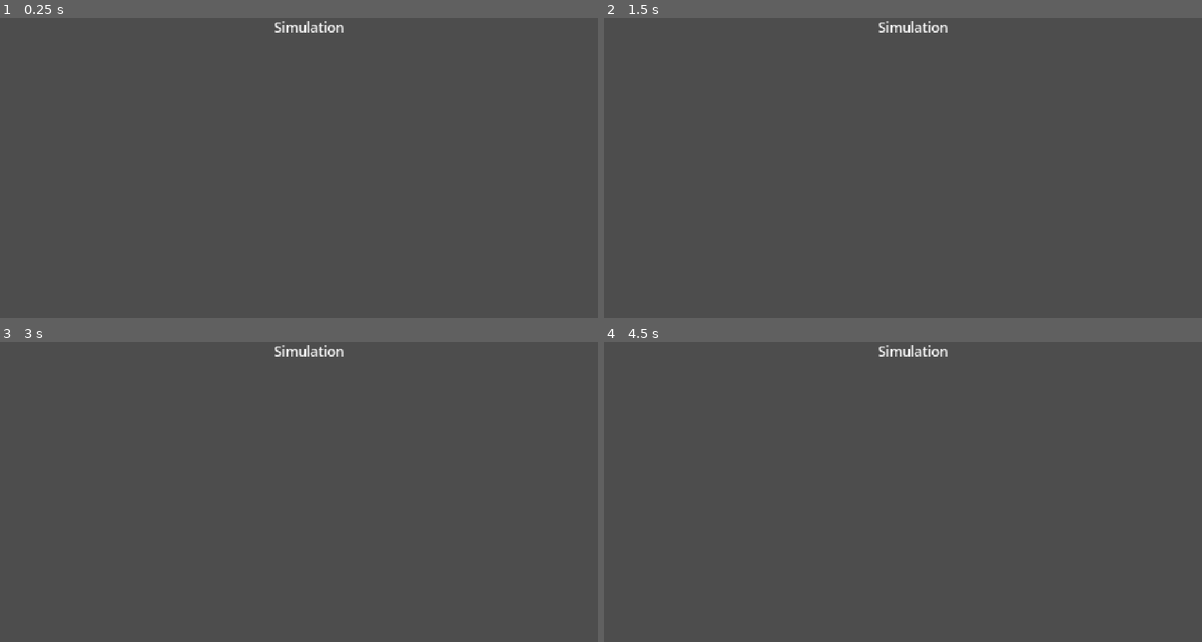
Above: before the commit, frames 1-4 (two rows, left to right).
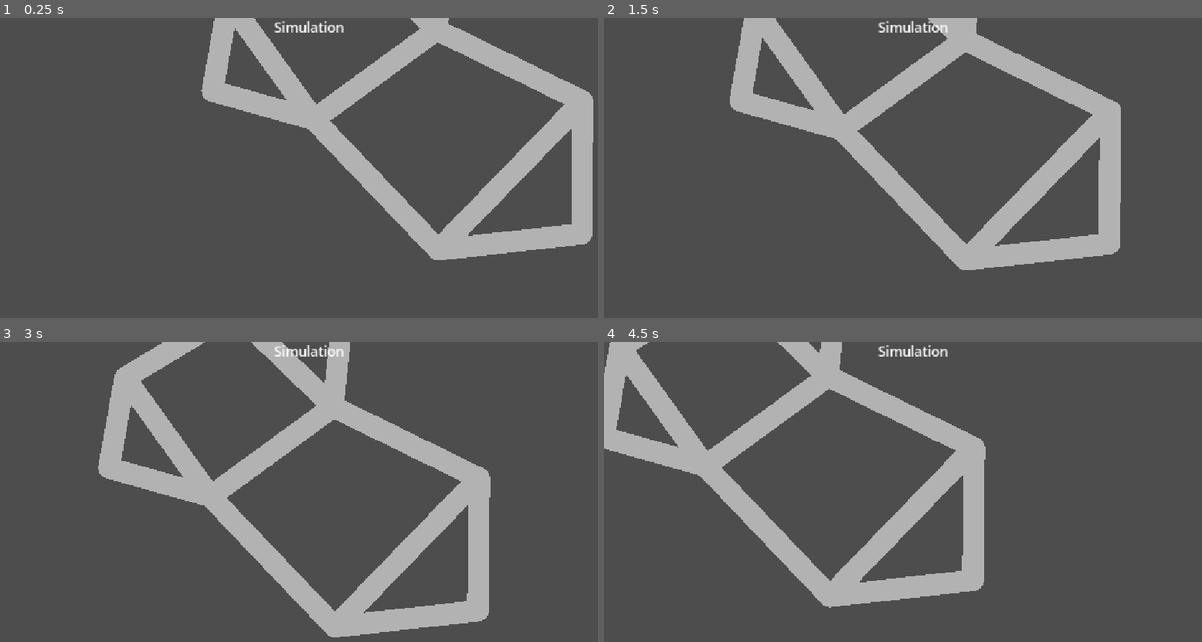
Above: after the commit, the same moments.

Repository: Saffron-develop/Multi-Modal-Transit-Optimization-Simulation
Game: Godot game, scene res://Scenes/simulation.tscn
Same seed, same stepped clock (60 frames per second), same inputs: the game is played once before the commit and once after it. Before the commit the project has no main scene; this scene is started directly in both runs.
Inputs (mouse positions are in pixels of both pictures, inside the frame that each line leads up to):
- Up to frame 1 (0.25 s): no input
- Up to frame 2 (1.5 s): tap Enter at 0.5 s; move the mouse to (1046, 174) at 0.52 s; hold Middle mouse button (pan, bound only after the commit) 0.53-1.28 s; click (1046, 174) at 0.67 s; tap Space at 1.25 s; move the mouse to (789, 210) at 1.27 s; tap Middle mouse button (pan, bound only after the commit) at 1.35 s; click (789, 210) at 1.42 s
- Up to frame 3 (3 s): tap Enter at 2 s; move the mouse to (370, 438) at 2.02 s; hold Middle mouse button (pan, bound only after the commit) 2.03-2.78 s; click (370, 438) at 2.17 s; tap Space at 2.75 s; move the mouse to (281, 585) at 2.77 s; tap Middle mouse button (pan, bound only after the commit) at 2.85 s; click (281, 585) at 2.92 s
- Up to frame 4 (4.5 s): tap Enter at 3.5 s; move the mouse to (1100, 567) at 3.52 s; hold Middle mouse button (pan, bound only after the commit) 3.53-4.28 s; click (1100, 567) at 3.67 s; tap Space at 4.25 s; move the mouse to (729, 465) at 4.27 s; tap Middle mouse button (pan, bound only after the commit) at 4.35 s; click (729, 465) at 4.42 s

The runs differ from the first frame. In frame 1, 15% of the frame differs, in the area x 33-100%, y 0-81%; in frame 2, 15%; in frame 3, 17%, in the area x 16-83%, y 0-99%; in frame 4, 15%.

Commit message:
Basic road connections and tools

Diff:
--- /dev/null
+++ b/Scenes/road_marker.tscn
@@ -0,0 +1,11 @@
+[gd_scene format=3 uid="uid://b2ex3e5t8hhwl"]
+
+[ext_resource type="Script" uid="uid://g5tl1k7n783o" path="res://Scripts/road_marker.gd" id="1_lx1yn"]
+[ext_resource type="Texture2D" uid="uid://b8sbnxu6uo7gq" path="res://Assets/Basic 2D Shapes Primitive 128px/grey soft/RoundExtra (2).png" id="2_rks3t"]
+
+[node name="road_marker" type="Marker2D" unique_id=1499536455]
+script = ExtResource("1_lx1yn")
+
+[node name="sprite" type="Sprite2D" parent="." unique_id=2099798202]
+scale = Vector2(0.4, 0.4)
+texture = ExtResource("2_rks3t")
--- a/Scenes/simulation.tscn
+++ b/Scenes/simulation.tscn
@@ -1,4 +1,11 @@
 [gd_scene format=3 uid="uid://bnghfvkvho0ln"]
+
+[ext_resource type="Script" uid="uid://d05woj0hbb8mf" path="res://Scripts/main_ui_controller.gd" id="1_ql6px"]
+[ext_resource type="Script" uid="uid://suxr8ee5plfs" path="res://Scripts/road_manager.gd" id="2_wpefv"]
+[ext_resource type="PackedScene" uid="uid://b2ex3e5t8hhwl" path="res://Scenes/road_marker.tscn" id="3_diyjw"]
+[ext_resource type="Script" uid="uid://4yhbddtibbe4" path="res://Scripts/road_visualizer.gd" id="4_wpefv"]
+[ext_resource type="Script" uid="uid://g5tl1k7n783o" path="res://Scripts/road_marker.gd" id="4_ypxof"]
+[ext_resource type="Script" uid="uid://bvlnuv1hvf2uy" path="res://Scripts/camera_controller.gd" id="5_83pfb"]
 
 [node name="Simulation" type="Node2D" unique_id=2073321539]
 
@@ -11,6 +18,7 @@
 anchor_bottom = 1.0
 grow_horizontal = 2
 grow_vertical = 2
+script = ExtResource("1_ql6px")
 
 [node name="title" type="Label" parent="ui_layer/main_simulation_hud" unique_id=1084191619]
 layout_mode = 1
@@ -25,3 +33,53 @@
 text = "Simulation"
 horizontal_alignment = 1
 vertical_alignment = 1
+
+[node name="road_network" type="Node2D" parent="." unique_id=1461777015]
+script = ExtResource("2_wpefv")
+
+[node name="road_marker" parent="road_network" unique_id=1499536455 node_paths=PackedStringArray("connected_nodes") instance=ExtResource("3_diyjw")]
+position = Vector2(9, -135)
+connected_nodes = [NodePath("../@Marker2D@36603"), NodePath("../@Marker2D@48938")]
+
+[node name="@Marker2D@36603" parent="road_network" unique_id=1037460098 node_paths=PackedStringArray("connected_nodes") instance=ExtResource("3_diyjw")]
+position = Vector2(238, -302)
+connected_nodes = [NodePath("../road_marker"), NodePath("../@Marker2D@37085"), NodePath("../@Marker2D@46484"), NodePath("../@Marker2D@47890")]
+
+[node name="@Marker2D@37085" parent="road_network" unique_id=660772486 node_paths=PackedStringArray("connected_nodes") instance=ExtResource("3_diyjw")]
+position = Vector2(55, -479)
+connected_nodes = [NodePath("../@Marker2D@36603"), NodePath("../@Marker2D@37433"), NodePath("../@Marker2D@46484")]
+
+[node name="@Marker2D@37433" parent="road_network" unique_id=1670252372 node_paths=PackedStringArray("connected_nodes") instance=ExtResource("3_diyjw")]
+position = Vector2(-150, -356)
+connected_nodes = [NodePath("../@Marker2D@37085"), NodePath("../road_marker"), NodePath("../@Marker2D@39427")]
+
+[node name="@Marker2D@39427" parent="road_network" unique_id=1289684687 node_paths=PackedStringArray("connected_nodes") instance=ExtResource("3_diyjw")]
+position = Vector2(-180, -188)
+connected_nodes = [NodePath("../@Marker2D@37433"), NodePath("../road_marker")]
+
+[node name="@Marker2D@46484" type="Marker2D" parent="road_network" unique_id=355825259 node_paths=PackedStringArray("connected_nodes") instance=ExtResource("3_diyjw")]
+position = Vector2(257, -487)
+script = ExtResource("4_ypxof")
+connected_nodes = [NodePath("../@Marker2D@36603"), NodePath("../@Marker2D@37085")]
+
+[node name="@Marker2D@47890" type="Marker2D" parent="road_network" unique_id=1960339429 node_paths=PackedStringArray("connected_nodes") instance=ExtResource("3_diyjw")]
+position = Vector2(510, -169)
+script = ExtResource("4_ypxof")
+connected_nodes = [NodePath("../@Marker2D@36603"), NodePath("../@Marker2D@48589"), NodePath("../@Marker2D@48938")]
+
+[node name="@Marker2D@48589" type="Marker2D" parent="road_network" unique_id=1831440315 node_paths=PackedStringArray("connected_nodes") instance=ExtResource("3_diyjw")]
+position = Vector2(508, 78)
+script = ExtResource("4_ypxof")
+connected_nodes = [NodePath("../@Marker2D@47890"), NodePath("../@Marker2D@48938")]
+
+[node name="@Marker2D@48938" type="Marker2D" parent="road_network" unique_id=323048115 node_paths=PackedStringArray("connected_nodes") instance=ExtResource("3_diyjw")]
+position = Vector2(241, 108)
+script = ExtResource("4_ypxof")
+connected_nodes = [NodePath("../@Marker2D@48589"), NodePath("../road_marker"), NodePath("../@Marker2D@47890")]
+
+[node name="road_visualizer" type="Node2D" parent="." unique_id=126050889 node_paths=PackedStringArray("road_manager")]
+script = ExtResource("4_wpefv")
+road_manager = NodePath("../road_network")
+
+[node name="Camera2D" type="Camera2D" parent="." unique_id=30825103]
+script = ExtResource("5_83pfb")
--- /dev/null
+++ b/Scripts/camera_controller.gd
@@ -0,0 +1,44 @@
+extends Camera2D
+
+@export var zoom_speed: float = 0.05
+@export var move_speed: float = 100.0
+
+var pan_start_pos: Vector2 = Vector2.ZERO
+var target_zoom: Vector2 = Vector2.ONE
+
+
+func _unhandled_input(event: InputEvent) -> void:
+	if event is InputEventMouseButton:
+		# Mouse wheel zoom
+		if event.button_index == MOUSE_BUTTON_WHEEL_UP:
+			camera_zoom_in()
+		elif event.button_index == MOUSE_BUTTON_WHEEL_DOWN:
+			camera_zoom_out()
+
+	elif event is InputEventKey:
+		# WASD movement
+		if event.is_action_pressed("move_right"):
+			position += Vector2(move_speed * get_process_delta_time(), 0)
+		elif event.is_action_pressed("move_left"):
+			position += Vector2(-move_speed * get_process_delta_time(), 0)
+		elif event.is_action_pressed("move_down"):
+			position += Vector2(0, move_speed * get_process_delta_time())
+		elif event.is_action_pressed("move_up"):
+			position += Vector2(0, -move_speed * get_process_delta_time())
+
+func camera_zoom_in() -> void:
+	target_zoom -= Vector2(zoom_speed, zoom_speed)
+	target_zoom = target_zoom.clamp(Vector2(0.1, 0.1), Vector2(5.0, 5.0))
+
+func camera_zoom_out() -> void:
+	target_zoom += Vector2(zoom_speed, zoom_speed)
+	target_zoom = target_zoom.clamp(Vector2(0.1, 0.1), Vector2(5.0, 5.0))
+
+func _process(delta: float) -> void:
+	if Input.is_action_just_pressed("pan"):
+		pan_start_pos = get_global_mouse_position()
+	if Input.is_action_pressed("pan"):
+		var mouse_pos = get_global_mouse_position()
+		position = lerp(position, global_position + (pan_start_pos - mouse_pos), delta * 5)
+
+	zoom = lerp(zoom, target_zoom, delta * 8)
--- /dev/null
+++ b/Scripts/road_manager.gd
@@ -0,0 +1,46 @@
+extends Node2D
+
+var nodes: Array = []
+var edges: Dictionary = {}
+
+func _ready() -> void:
+	bake_roads()
+
+func bake_roads() -> void:
+	var children = get_children()
+	var process_progress: int = 0
+	print("Starting road baking...")
+
+	for child in children:
+		print(str("Progress: ", process_progress, "/", len(children)))
+		var data = child.process_node()
+
+		nodes.append(data["position"])
+		edges[data["position"]] = data["connected_nodes"]
+
+		child.queue_free()
+
+		process_progress += 1
+
+	print("Confriming road connections...")
+	process_progress = 0
+	for node in nodes:
+		print(str("Progress: ", process_progress, "/", len(nodes)))
+		for edge in edges[node]:
+			if not edges[edge].has(node):
+				edges[edge].append(node)
+		process_progress += 1
+
+	queue_redraw()
+	print(edges)
+
+func _draw() -> void:
+	# var edge_queue = edges.duplicate(true)
+	# for node in nodes:
+	# 	for edge in edge_queue[node]:
+	# 		draw_line(node, edge, Color(.7, .7, .7), 80)
+	# 		edge_queue[edge].erase(node)
+	for node in nodes:
+		draw_circle(node, 20, Color(.7, .7, .7))
+		for edge in edges[node]:
+			draw_line(node, edge, Color(0.7, 0.7, 0.7), 40)
--- /dev/null
+++ b/Scripts/road_marker.gd
@@ -0,0 +1,57 @@
+@tool
+extends Marker2D
+
+var road_marker_scene: PackedScene = preload("res://Scenes/road_marker.tscn")
+var old_selection: Marker2D
+var connecting: bool = false
+@export var connected_nodes: Array[Marker2D] = []
+
+@export_tool_button("Create connected node") var create_connection = func _create_connected_node() -> void:
+	var new_marker = road_marker_scene.instantiate()
+	new_marker.position = self.position + Vector2(100, 0)
+	get_parent().add_child(new_marker)
+	new_marker.owner = get_tree().edited_scene_root
+	connected_nodes.append(new_marker)
+	new_marker.connected_nodes.append(self)
+
+@export_tool_button("Connect nodes") var _connect_nodes = func _connect_nodes() -> void:
+	var selected_nodes = EditorInterface.get_selection().get_selected_nodes()
+	if selected_nodes.size() > 1:
+		return
+
+	if not selected_nodes.has(self):
+		return
+
+	old_selection = selected_nodes[0]
+	connecting = true
+
+
+func process_node() -> Dictionary:
+	var dict = {
+		"position" = self.global_position,
+		"connected_nodes" = []
+	}
+
+	for node in connected_nodes:
+		if node:
+			dict["connected_nodes"].append(node.global_position)
+
+	return dict
+
+func _process(delta: float) -> void:
+	if not Engine.is_editor_hint():
+		return
+
+	if connecting:
+		var selected_nodes = EditorInterface.get_selection().get_selected_nodes()
+		if selected_nodes.size() > 1:
+			return
+
+		if not selected_nodes[0] is Marker2D:
+			return
+
+		if not selected_nodes[0] == old_selection:
+			connected_nodes.append(selected_nodes[0])
+			selected_nodes[0].connected_nodes.append(self)
+
+			connecting = false
--- /dev/null
+++ b/Scripts/road_visualizer.gd
@@ -0,0 +1,22 @@
+@tool
+extends Node2D
+
+@export var road_manager: Node2D
+
+func _draw() -> void:
+	if not road_manager or not Engine.is_editor_hint():
+		return
+	var nodes = road_manager.get_children()
+
+	if len(nodes) <= 1:
+		return
+
+	for node in nodes:
+		var data_dict = node.process_node()
+
+		for connected_node in data_dict["connected_nodes"]:
+			draw_line(data_dict["position"], connected_node, Color(0, 0, 1), 10)
+
+func _process(delta: float) -> void:
+	if Engine.is_editor_hint():
+		queue_redraw()
--- a/project.godot
+++ b/project.godot
@@ -11,6 +11,7 @@
 [application]
 
 config/name="Multi Modal Transit Simulation"
+run/main_scene="uid://bnghfvkvho0ln"
 config/features=PackedStringArray("4.7", "GL Compatibility")
 config/icon="res://icon.svg"
 
@@ -18,6 +19,15 @@
 
 window/stretch/mode="canvas_items"
 window/stretch/aspect="expand"
+
+[input]
+
+pan={
+"deadzone": 0.2,
+"events": [Object(InputEventMouseButton,"resource_local_to_scene":false,"resource_name":"","device":-1,"window_id":0,"alt_pressed":false,"shift_pressed":false,"ctrl_pressed":false,"meta_pressed":false,"button_mask":4,"position":Vector2(119, 10),"global_position":Vector2(131, 70),"factor":1.0,"button_index":3,"canceled":false,"pressed":true,"double_click":false,"script":null)
+, Object(InputEventKey,"resource_local_to_scene":false,"resource_name":"","device":-1,"window_id":0,"alt_pressed":false,"shift_pressed":false,"ctrl_pressed":false,"meta_pressed":false,"pressed":false,"keycode":0,"physical_keycode":32,"key_label":0,"unicode":32,"location":0,"echo":false,"script":null)
+]
+}
 
 [physics]
 
Binary file added: Assets/Basic 2D Shapes Primitive 128px/!Hard vs Soft example.png
Not shown, added: Assets/Basic 2D Shapes Primitive 128px/!Hard vs Soft example.png.import
Binary file added: Assets/Basic 2D Shapes Primitive 128px/!Shapes 2d primitives Itch.png
Not shown, added: Assets/Basic 2D Shapes Primitive 128px/!Shapes 2d primitives Itch.png.import
Binary file added: Assets/Basic 2D Shapes Primitive 128px/!Shapes 2d primitives.png
Not shown, added: Assets/Basic 2D Shapes Primitive 128px/!Shapes 2d primitives.png.import
Binary file added: Assets/Basic 2D Shapes Primitive 128px/!ShapesBlackSoftInfo.png
Not shown, added: Assets/Basic 2D Shapes Primitive 128px/!ShapesBlackSoftInfo.png.import
Binary file added: Assets/Basic 2D Shapes Primitive 128px/!ShapesGreySoftInfo.png
Not shown, added: Assets/Basic 2D Shapes Primitive 128px/!ShapesGreySoftInfo.png.import
Not shown, added: Assets/Basic 2D Shapes Primitive 128px/!info Basic 2D Shapes Primitive 128px.txt
Binary file added: Assets/Basic 2D Shapes Primitive 128px/ShapesBlackRough.png
(and 751 more such lines)
